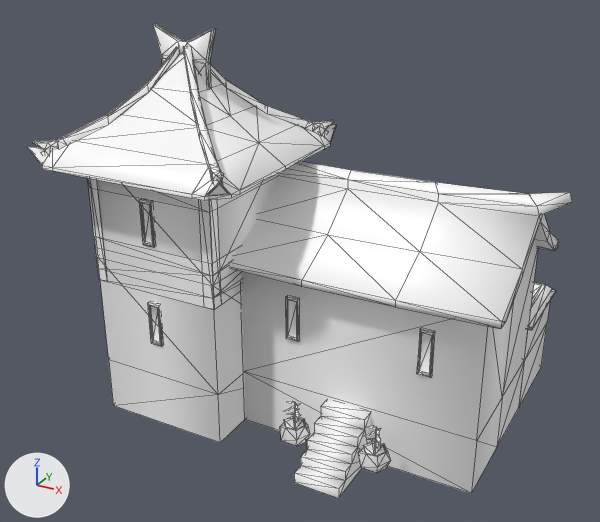
An edit to the COLLADA model art/meshes/structural/chin_house_d.dae, drawn before and after from the same camera.
Both versions are drawn from a camera (50 mm lens) standing at (13.7, -26.6, 18.3) and looking at (-0.5, -0.9, 5.5). Every picture has the same lights, and +X, +Y and +Z are marked at lower left. Mesh edges are drawn as thin lines.

Script lines for the objects in view, before the commit:
```python
me_chin_house_d_mesh_002 = bpy.data.meshes.new('chin_house_d-mesh.002')
me_chin_house_d_mesh_002.from_pydata(...)  # 1112 vertices, 1425 faces; spans x -8.4..9.2, y -6.4..6.7, z -1.7..13.2
me_chin_house_d_mesh_002.materials.append(mat_material_003)  # white #ffffff
ob_mesh = bpy.data.objects.new('Mesh', me_chin_house_d_mesh_002)
ob_mesh.location = (0.0, 0.0, 0.9)
```
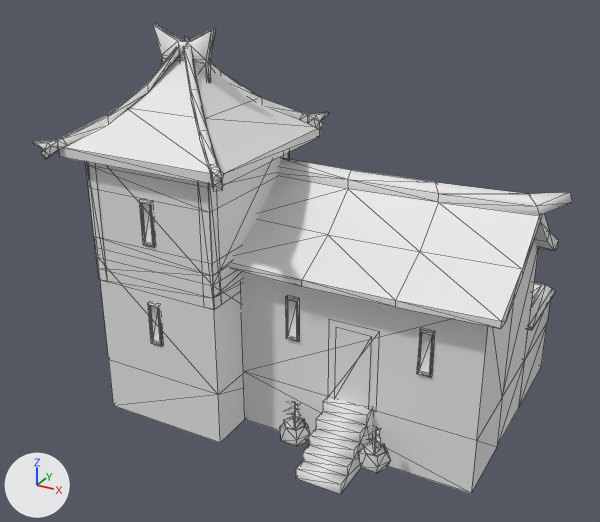
The edits, one by one:
me_chin_house_d_mesh_002 is used by ob_mesh; location (0.0, 0.0, 0.9).
Verts and faces of me_chin_house_d_mesh_002; kept vertices keep their numbers, new ones are numbered from 1112.
me_chin_house_d_mesh_002 had 1112 vertices, 1425 faces and spanned x -8.4..9.2, y -6.4..6.7, z -1.7..13.2.
me_chin_house_d_mesh_002 now has 1069 vertices, 1335 faces and spans x -8.4..9.2, y -6.3..6.7, z -1.7..13.2.
me_chin_house_d_mesh_002 part 1: the loose piece of 36 vertices spanning x -4.2..-0.3, y -2.3..1.7, z 8.9..12.6 is copied, and the copy is moved by (-0.2, 0.0, 0.3); it spans x -4.5..-0.5, y -2.3..1.7, z 9.2..12.9.
me_chin_house_d_mesh_002 part 2: the loose piece of 24 vertices spanning x 2.0..3.7, y -5.8..-3.2, z -1.6..0.4 is moved by (0.1, 0.0, 0.2).
me_chin_house_d_mesh_002 part 3: the loose piece of 80 vertices spanning x -8.4..-0.3, y -6.4..1.7, z 8.6..12.3 is deleted.
Part 4, on me_chin_house_d_mesh_002:
36 vertices are removed from x -4.2..-0.3, y -2.3..1.7, z 8.9..12.6.
63 faces are deleted.
3 vertices move within x -7.7..-4.1, y -5.5..-2.3, z 9.2..12.6.
13 vertices are added at x -7.7..-0.8, y -5.5..1.3, z 8.9..12.5.
27 new faces join them.
Part 5, on me_chin_house_d_mesh_002:
New vertex 1125 is at (2.3, -3.3, 3.5), pixel (335, 326).
New vertex 1126 is at (3.7, -3.3, 0.5).
New vertex 1127 is at (2.3, -3.3, 0.5).
New vertex 1128 is at (3.7, -3.3, 3.5), pixel (371, 336).
New vertex 1129 is at (2.0, -3.3, 3.8), pixel (328, 318).
New vertex 1130 is at (3.9, -3.3, 0.5), pixel (376, 412).
New vertex 1131 is at (2.0, -3.3, 0.5), pixel (327, 397).
New vertex 1132 is at (3.9, -3.3, 3.8), pixel (379, 331).
New faces: (1126, 1128, 1127), (1125, 1127, 1128), (1130, 1132, 1131), (1129, 1131, 1132).
me_chin_house_d_mesh_002 part 6: 1182 faces spanning x -8.4..9.2, y -6.3..6.7, z -1.7..13.2 switch from mat_material_003 (white #ffffff) to no material.

Pixel boxes [x1, y1, x2, y2] of what changed, in the pictures (600 x 522 px; the box of a moved part takes in the faces that stretch with it):
'Mesh', reshaped: before [28, 24, 573, 498]; after [33, 24, 573, 494]
part 1 of me_chin_house_d_mesh_002, added: after [185, 36, 329, 130]
part 2 of me_chin_house_d_mesh_002, moved or reshaped: before [294, 400, 371, 498]; after [296, 396, 373, 494]
part 3 of me_chin_house_d_mesh_002, deleted: before [28, 54, 337, 201]
part 4 of me_chin_house_d_mesh_002, cut back: before [183, 46, 334, 134]; after [59, 46, 320, 185]
part 5 of me_chin_house_d_mesh_002, added: after [328, 319, 380, 412]
part 6 of me_chin_house_d_mesh_002, recoloured: [35, 24, 573, 493] in both
